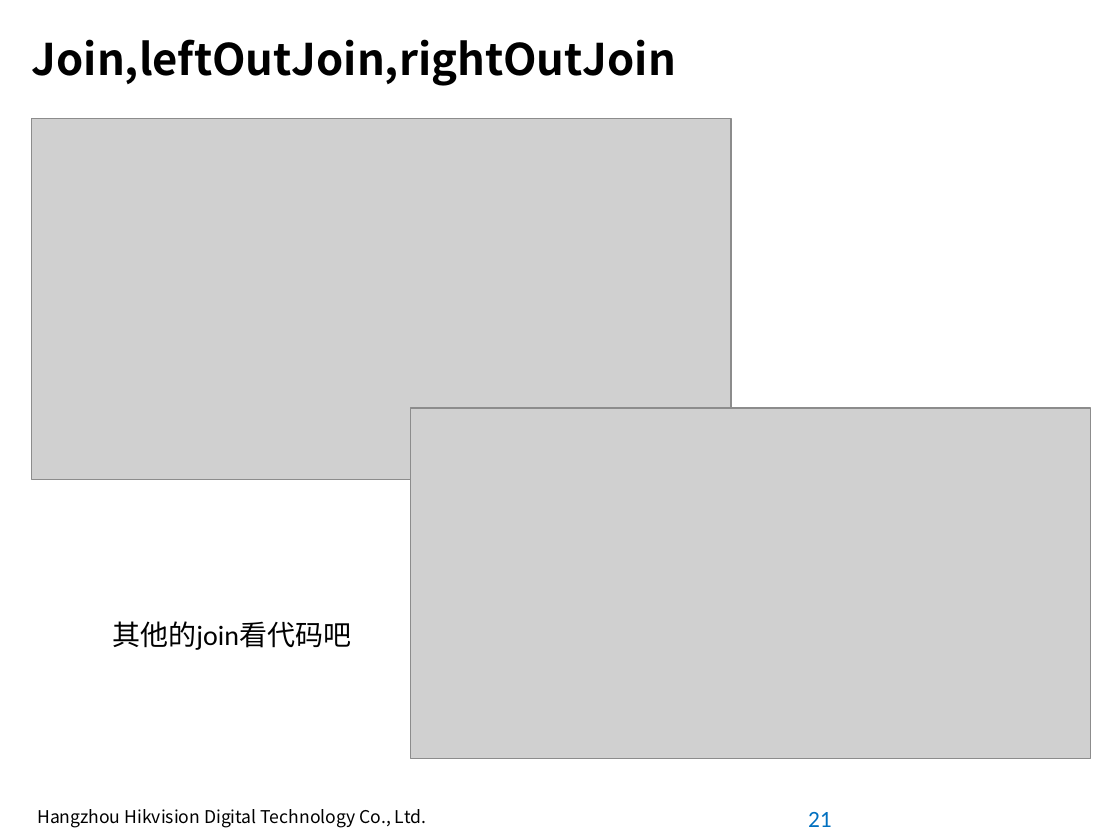
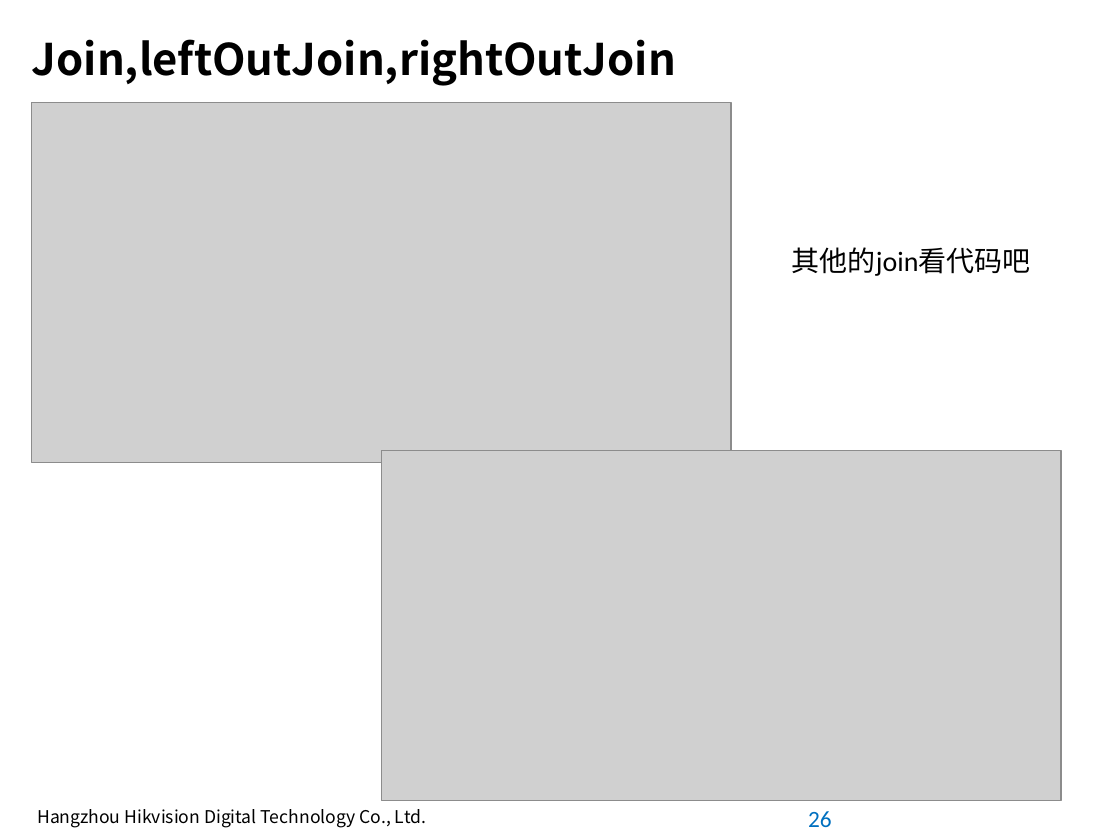
Before and after one commit to pcalpha/Learning, a slide deck: slide 26 of Scala/Spark常用算子.pptx (slide 21 before the commit). Drawn at 1120x840 pixels with LibreOffice and Linux fonts; fonts in the diff are those of the drawing; grey boxes stand for pictures; background and template pictures are left out. Boxes give left, top, right and bottom in pixels: in the first picture for what was removed or moved away, otherwise in the second. Text is boxed around its words. In the diff, an @@ line names an element or a change of style, - is before the commit and + after.

```diff
--- a/Scala/Spark常用算子.pptx
+++ b/Scala/Spark常用算子.pptx
@@ picture: place and size @@
-picture at [31, 119, 730, 479]
+picture at [31, 102, 730, 463]
@@ text "其他的join看代码吧": place and size @@
-text "其他的join看代码吧" at [112, 621, 351, 650]
+text "其他的join看代码吧" at [792, 247, 1031, 276]
@@ picture: place and size @@
-picture at [411, 408, 1091, 758]
+picture at [382, 450, 1062, 801]
@@ page number at [808, 811, 832, 827]: text changed @@
-21
+26
```
Also in this commit, not shown: 8 other slides changed, 13 slides added, 8 slides removed.
